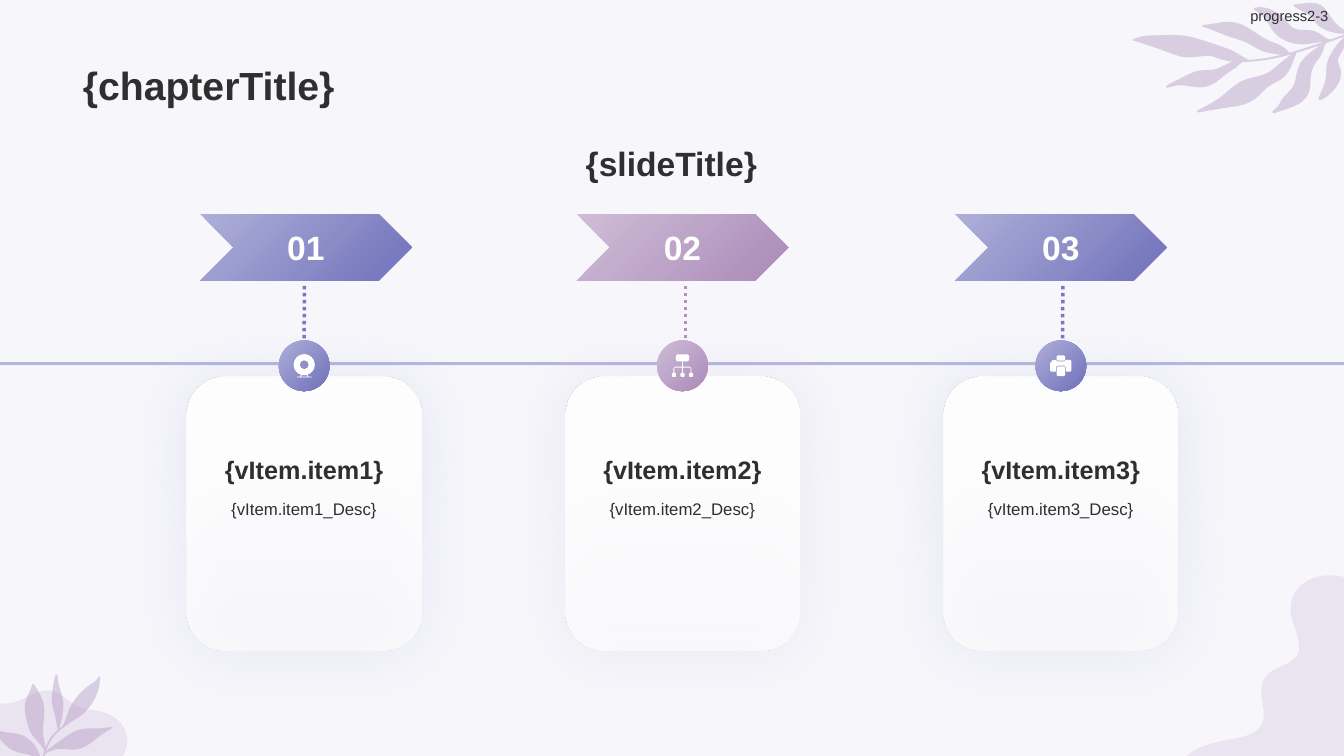
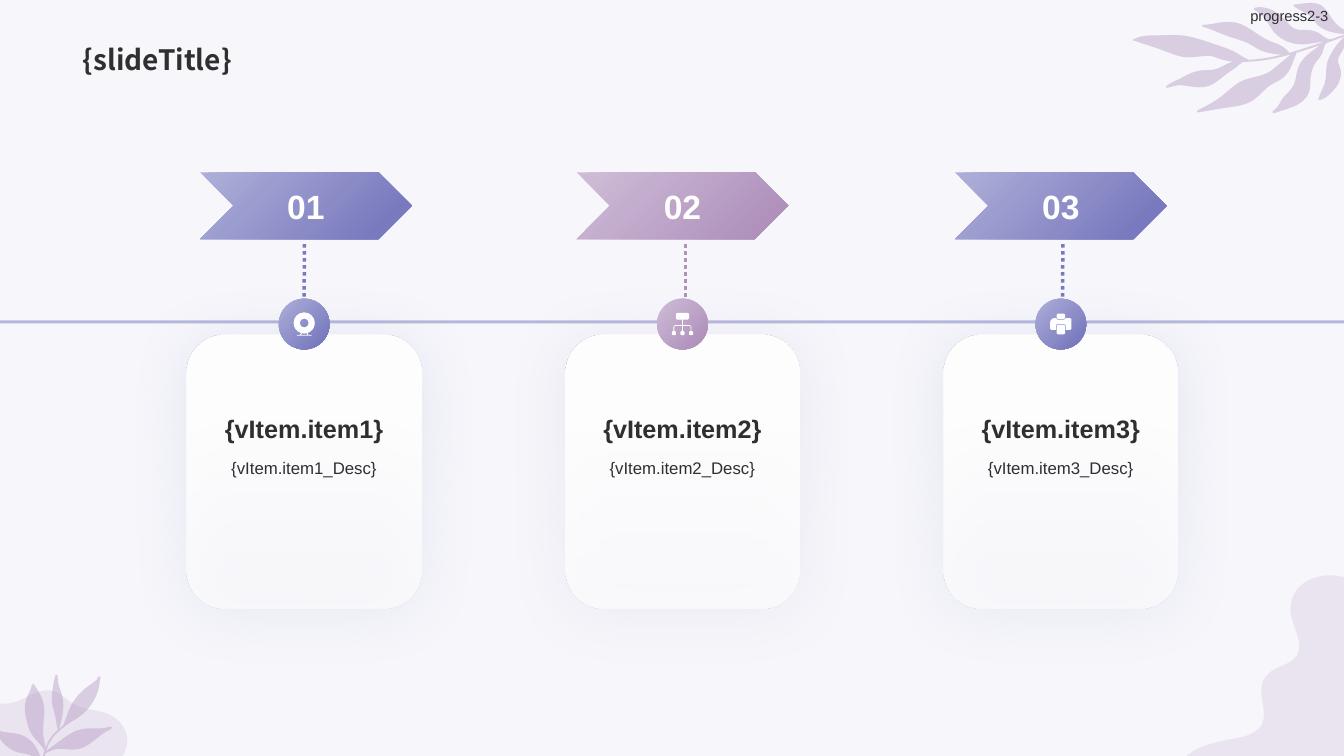
Before and after one commit to wmbamboo/bifang, a slide deck: slide 12 of frontend/public/pptTemplate-simple.pptx. Drawn at 1344x756 pixels with LibreOffice and Linux fonts; fonts in the diff are those of the drawing. Boxes give left, top, right and bottom in pixels: in the first picture for what was removed or moved away, otherwise in the second. Text is boxed around its words. In the diff, an @@ line names an element or a change of style, - is before the commit and + after.

```diff
--- a/frontend/public/pptTemplate-simple.pptx
+++ b/frontend/public/pptTemplate-simple.pptx
@@ title "{slideTitle}": place and size @@
-title "{slideTitle}" at (586,151,757,183)
+title "{slideTitle}" at (83,47,232,75)
@@ title "{slideTitle}" at (83,47,232,75): size 24 to 20 pt, font Arial to Noto Sans CJK SC; alignment centre to left; vertical alignment middle to bottom @@
@@ title removed at (83,71,335,108) @@
-{chapterTitle}
@@ 3 rounded rectangles: place and size @@
-3 rounded rectangles at (279,341,1086,391)
+3 rounded rectangles at (279,298,1086,349)
@@ 6 texts, 4 lines, 3 chevrons, 3 rounded rectangles, 3 freeform shapes: place and size @@
-6 texts, 4 lines, 3 chevrons, 3 rounded rectangles, 3 freeform shapes at (0,214,1344,650)
+6 texts, 4 lines, 3 chevrons, 3 rounded rectangles, 3 freeform shapes at (0,172,1344,609)
```
Also in this commit, not shown: 25 other slides changed, 19 other files.
